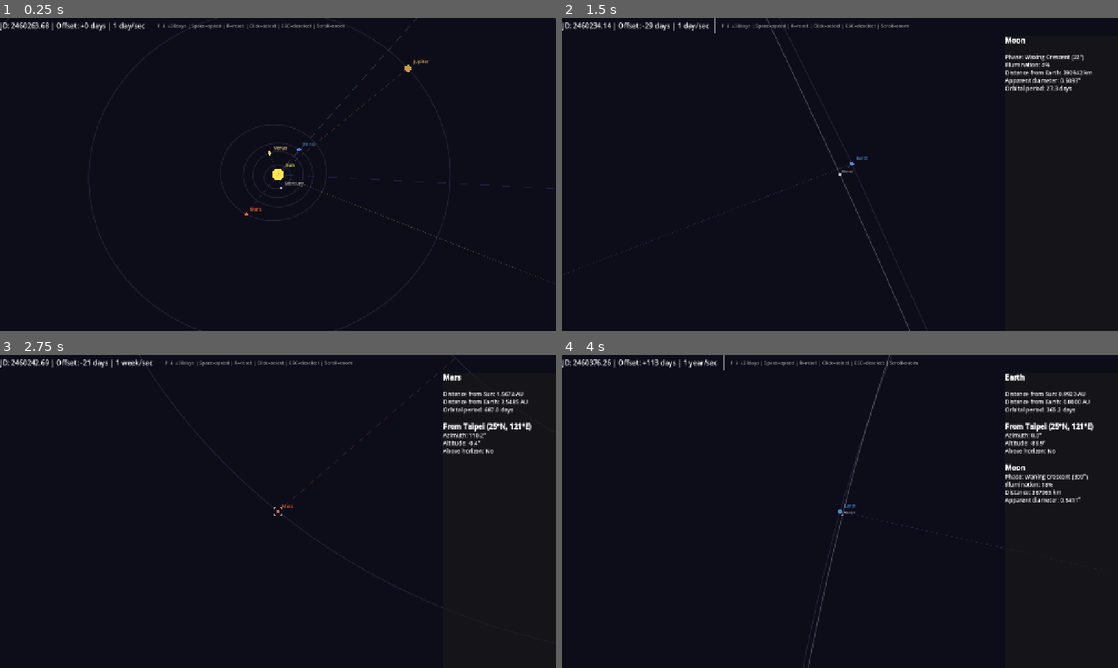
Above: before the commit, frames 1-4 (two rows, left to right).
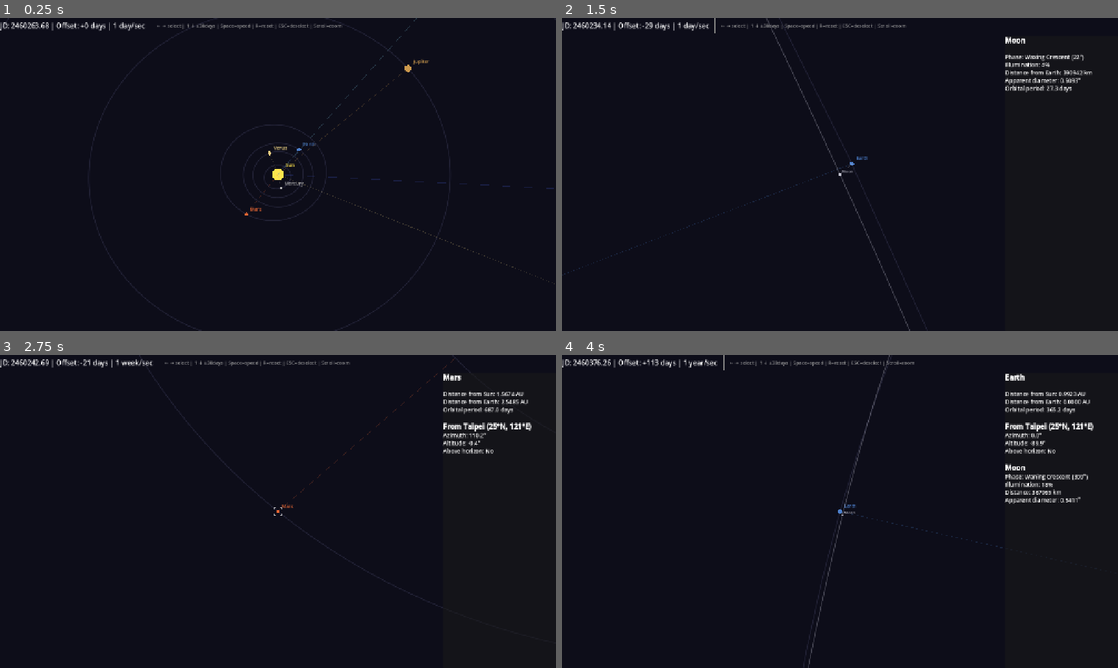
Above: after the commit, the same moments.

Repository: roboking123/godot-astronomy
Game: Godot game, scene res://demo/solar_system_view.tscn
Same seed, same stepped clock (60 frames per second), same inputs: the game is played once before the commit and once after it.
Inputs (mouse positions are in pixels of both pictures, inside the frame that each line leads up to):
- Up to frame 1 (0.25 s): no input
- Up to frame 2 (1.5 s): tap Enter at 0.5 s; hold Right 0.53-1.28 s; tap R at 0.6 s; click (840, 174) at 0.67 s; tap Space at 0.77 s; move the mouse to (728, 190) at 1.27 s; hold Down from 1.28 s (still down); tap 1 at 1.35 s
- Up to frame 3 (2.75 s): tap Space at 1.52 s; move the mouse to (333, 442) at 2.02 s; release Down at 2.03 s; hold Right from 2.03 s (still down); tap 2 at 2.1 s
- Up to frame 4 (4 s): move the mouse to (812, 574) at 2.77 s; release Right at 2.78 s; hold Up 2.78-3.53 s; tap 3 at 2.85 s; click (812, 574) at 2.92 s; tap Space at 3.02, 3.77 s; move the mouse to (1006, 558) at 3.52 s; hold Left from 3.53 s (still down); tap 4 at 3.6 s

The runs differ from the first frame. In frame 1, 0.2% of the frame differs, in the area x 28-62%, y 1-4%; in frame 2, 0.2%; in frame 3, 0.2%; in frame 4, 0.2%.

Commit message:
Chore: HelpLabel 加上方向鍵說明
Co-Authored-By: Claude Opus 4.6 <noreply@anthropic.com>

Diff:
--- a/demo/solar_system_view.tscn
+++ b/demo/solar_system_view.tscn
@@ -29,7 +29,7 @@
 
 [node name="HelpLabel" type="Label" parent="TopBar"]
 layout_mode = 2
-text = "↑ ↓ ±30days | Space=speed | R=reset | Click=select | ESC=deselect | Scroll=zoom"
+text = "← → select | ↑ ↓ ±30days | Space=speed | R=reset | ESC=deselect | Scroll=zoom"
 theme_override_colors/font_color = Color(0.6, 0.6, 0.6, 1)
 theme_override_font_sizes/font_size = 11
 
